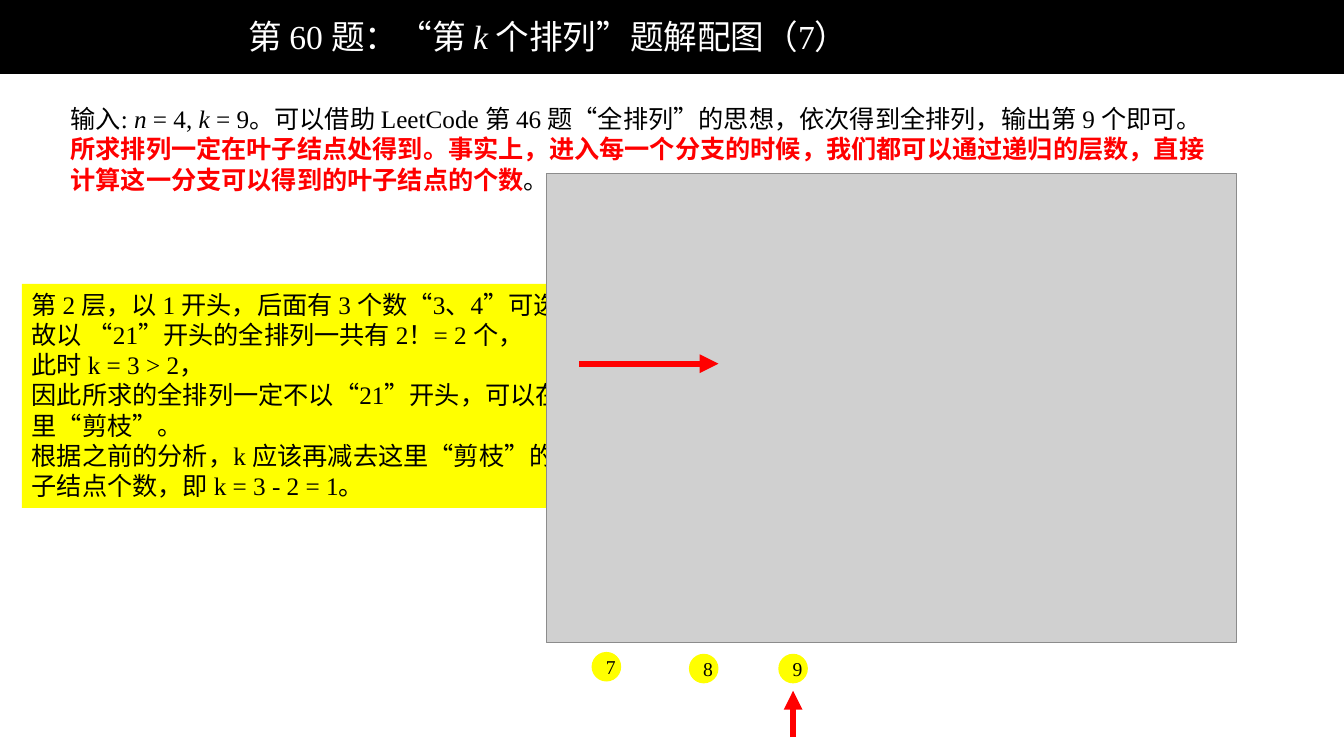
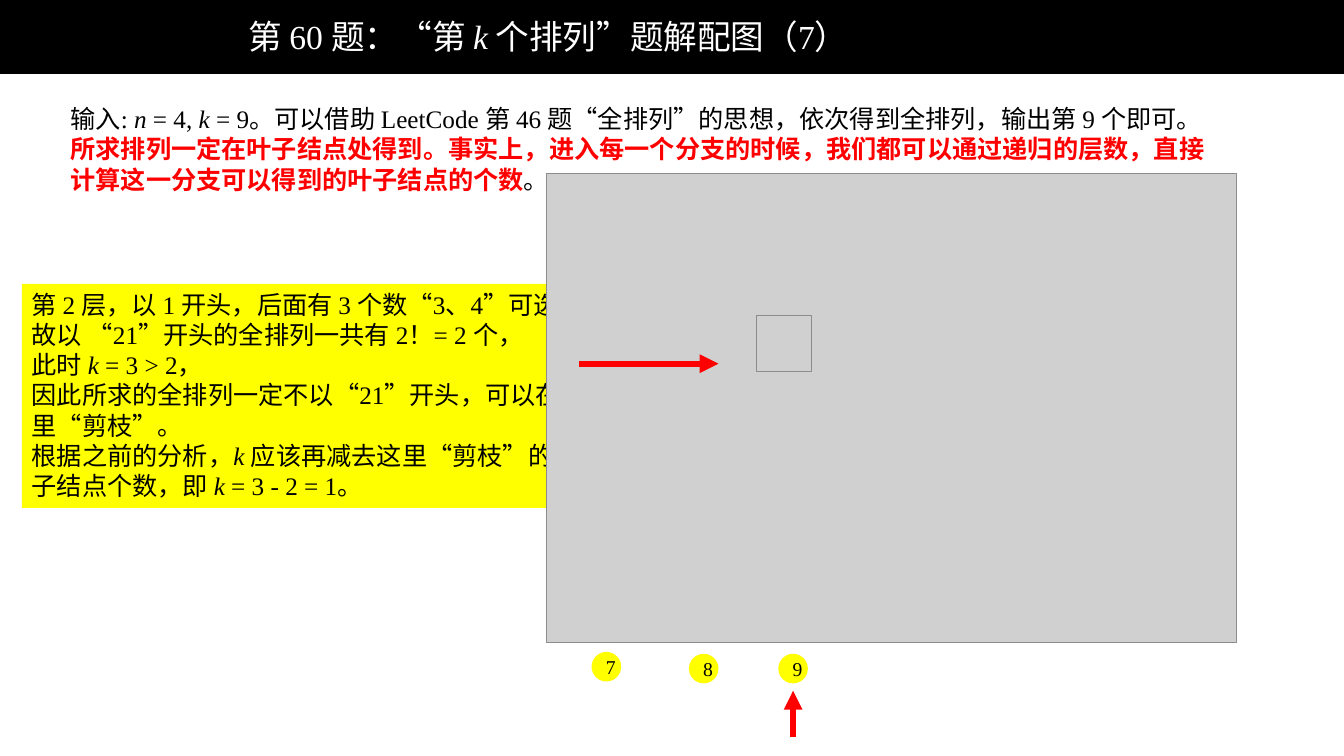
Before and after one commit to liweiwei1419/LeetCode-Solution-PPT, a slide deck: slide 7 of 0001-0100/LeetCode 第 60 题：“第 k 个排列”题解配图.pptx. Drawn at 1344x756 pixels with LibreOffice and Linux fonts; fonts in the diff are those of the drawing; grey boxes stand for pictures; background and template pictures are left out. Boxes give left, top, right and bottom in pixels: in the first picture for what was removed or moved away, otherwise in the second. Text is boxed around its words. In the diff, an @@ line names an element or a change of style, - is before the commit and + after.

```diff
--- a/0001-0100/LeetCode 第 60 题：“第 k 个排列”题解配图.pptx
+++ b/0001-0100/LeetCode 第 60 题：“第 k 个排列”题解配图.pptx
@@ picture added at [756, 316, 812, 371] @@
@@ text in rectangle at [32, 352, 579, 498]: italic on in "k", "根据之前的分析，k k" @@
```
Also in this commit, not shown: 4 other slides changed.
